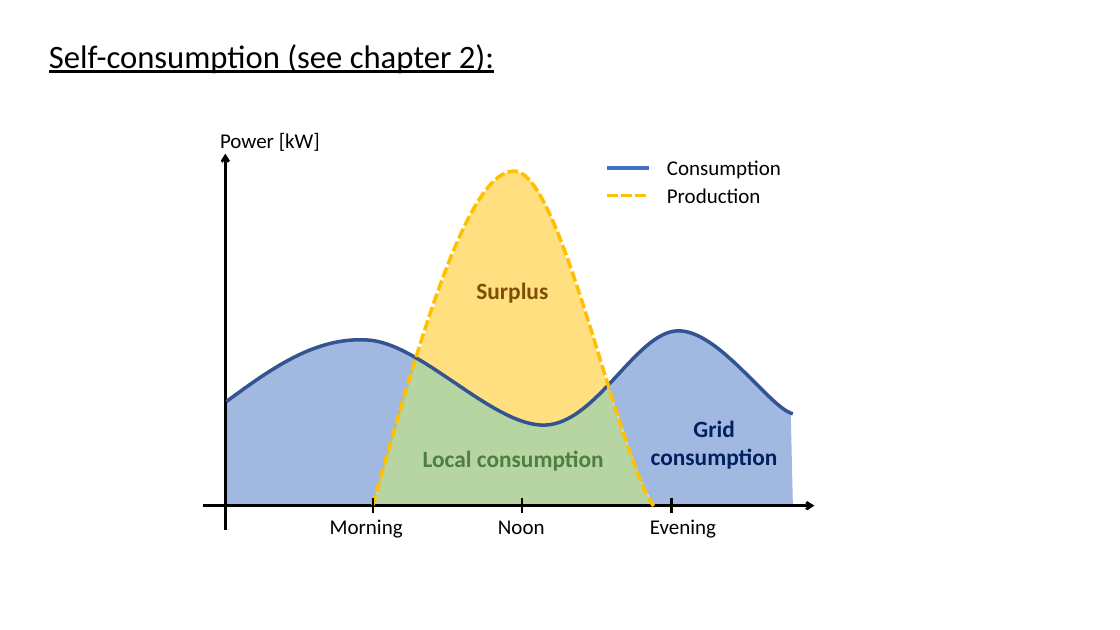
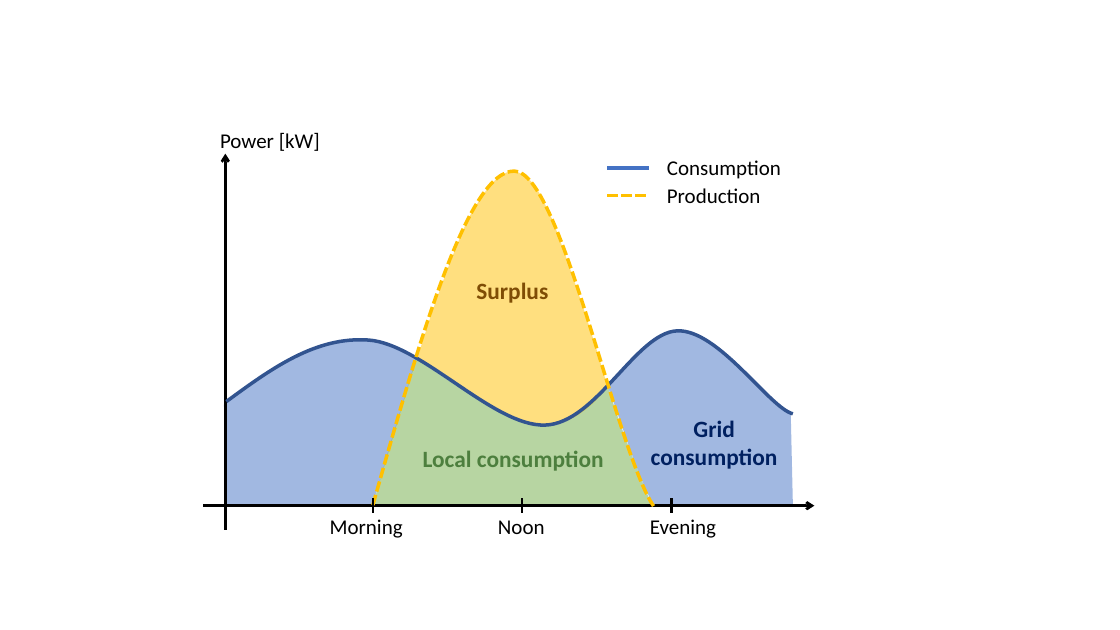
Before and after one commit to Jonathan56/supplementary_thesis, a slide deck: slide 2 of figures.pptx (slide 7 before the commit). Drawn at 1120x630 pixels with LibreOffice and Linux fonts; fonts in the diff are those of the drawing. Boxes give left, top, right and bottom in pixels: in the first picture for what was removed or moved away, otherwise in the second. Text is boxed around its words. In the diff, an @@ line names an element or a change of style, - is before the commit and + after.

```diff
--- a/figures.pptx
+++ b/figures.pptx
@@ text removed at bbox=[49, 44, 494, 74] @@
-Self-consumption (see chapter 2):
```
Also in this commit, not shown: 10 other slides changed, 3 slides added, 25 slides removed, 9 other files.
